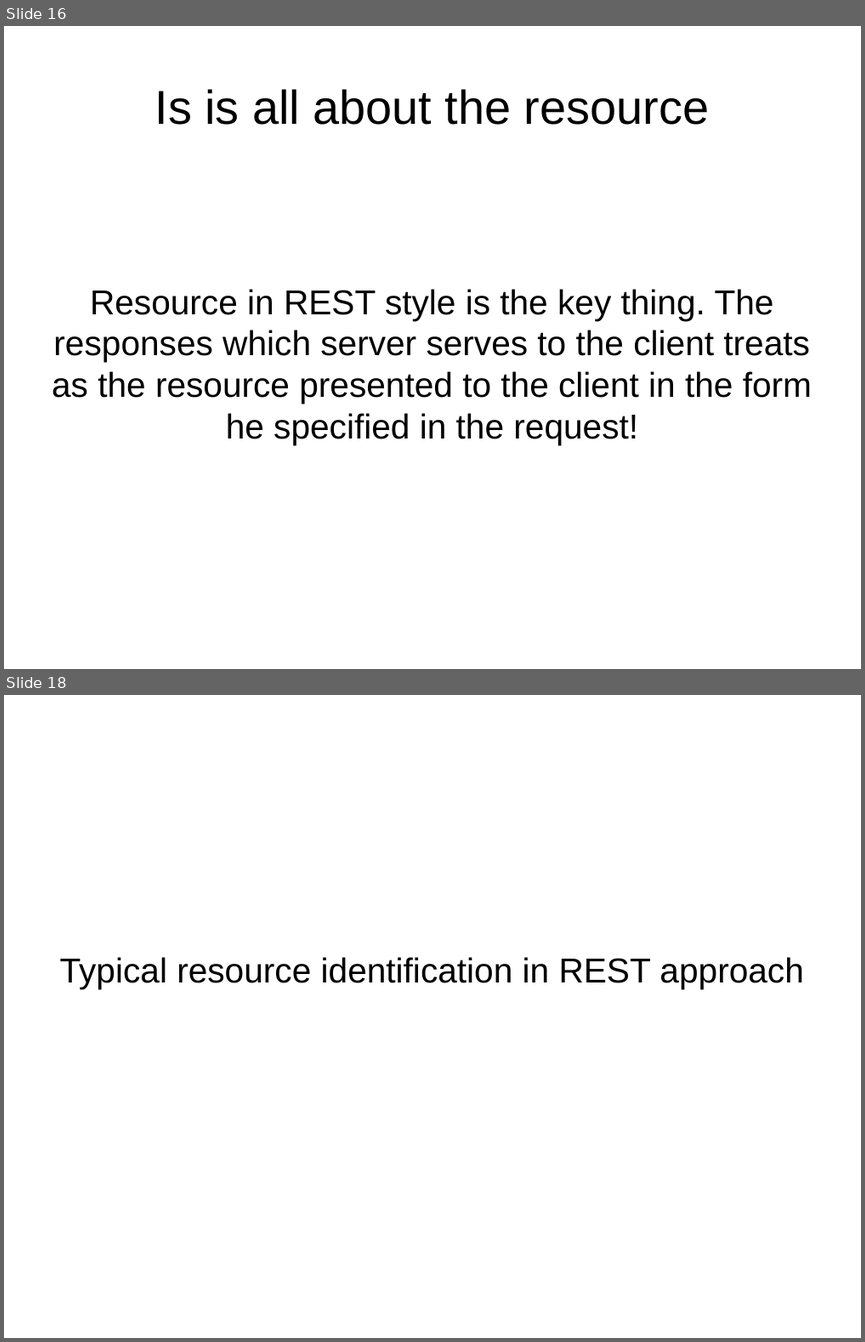
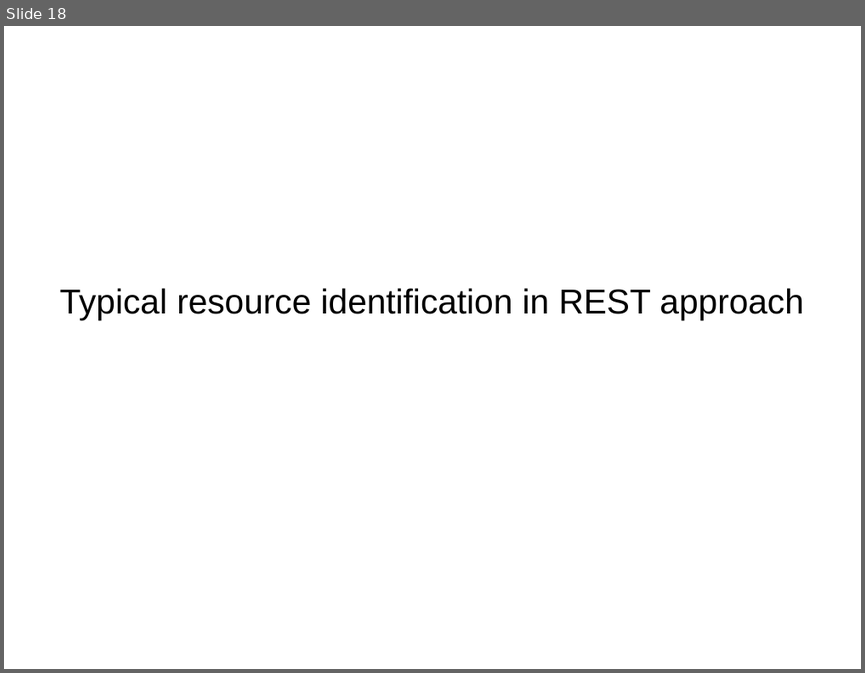
Before and after one commit to netzu/rest-presentation, a slide deck: RestfulFundaments.odp. Shown one above the other, each under a label of ours: slides 16 and 18 before the commit, slide 18 after it; the slides between them are not shown. The pictures are 865x1342 and 865x673 pixels, drawn with LibreOffice and Linux fonts; fonts in the diff are those of the drawing. Boxes give left, top, right and bottom in pixels: in the first picture for what was removed or moved away, otherwise in the second. Text is boxed around its words. In the diff, an @@ line names an element or a change of style, - is before the commit and + after.

Commit message:
More slides added Finished slides about URL and HTTP methods Added some remarks in the mindmaps, Roy Fielding picture added in the imagery repository

```diff
--- a/RestfulFundaments.odp
+++ b/RestfulFundaments.odp
@@ slide 16 removed at [4,26,861,669], background #FFFFFF @@
@@ title removed at [155,89,709,125] @@
-Is is all about the resource
@@ subtitle removed at [52,289,812,445] @@
-Resource in REST style is the key thing. The responses which server serves to the client treats as the resource presented to the client in the form he specified in the request!
```
Also in this commit, not shown: 8 slides changed, 9 slides added, 2 other files.
